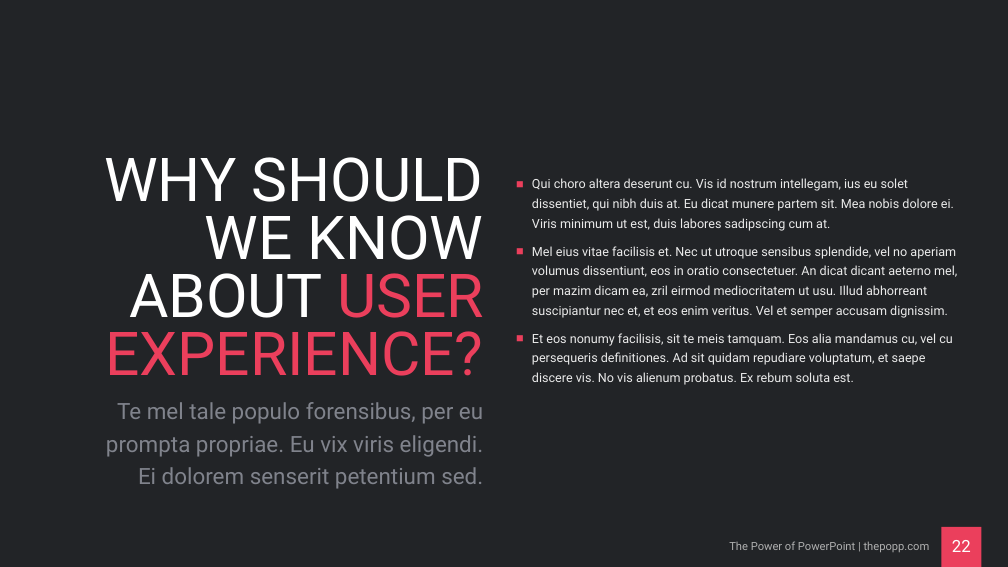
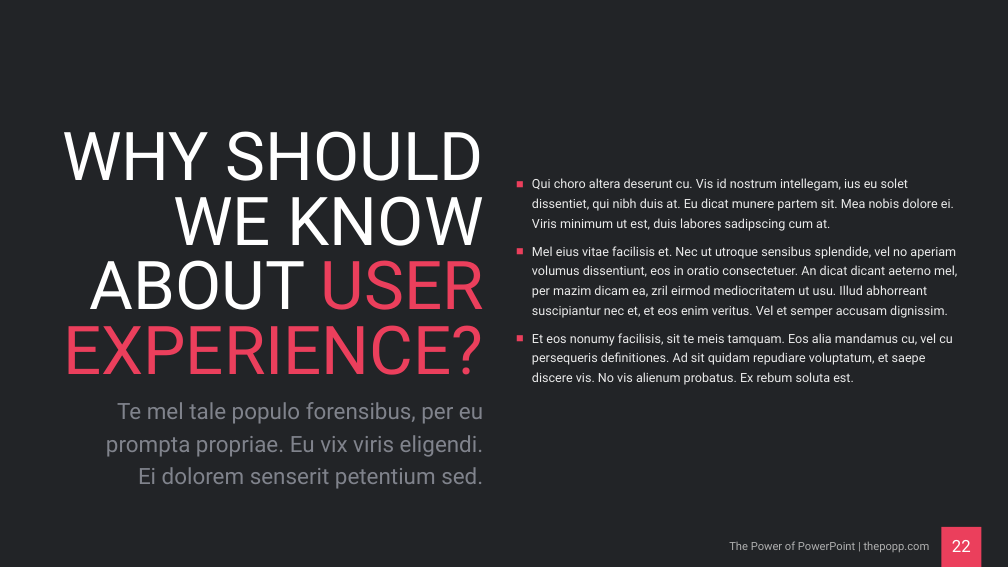
Before and after one commit to praveenraghuvanshi/tech-sessions, a slide deck: slide 22 of drafts/Sport Analytics/cricket-analytics.pptx. Drawn at 1008x567 pixels with LibreOffice and Linux fonts; fonts in the diff are those of the drawing. Boxes give left, top, right and bottom in pixels: in the first picture for what was removed or moved away, otherwise in the second. Text is boxed around its words. In the diff, an @@ line names an element or a change of style, - is before the commit and + after.

```diff
--- a/drafts/Sport Analytics/cricket-analytics.pptx
+++ b/drafts/Sport Analytics/cricket-analytics.pptx
@@ title "WHY SHOULD WE KNOW ABOUT ..." at bbox=[62, 131, 484, 375]: size 86.4 to 96 pt @@
```
Also in this commit, not shown: 2 other slides changed, 1 slide added, 1 slide removed, 4 other files.
